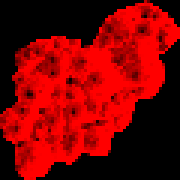
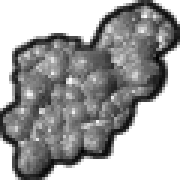
Layered file, before and after one edit (180px x 180px). Changes by layer:
showed "outline", painted on it over (0, 0, 180, 180)
showed "Pasted Layer" over (0, 0, 180, 180)
hid "refelction" over (0, 0, 180, 180)
hid "colo 1" over (0, 0, 180, 180)
hid "bg" over (0, 0, 180, 180)
